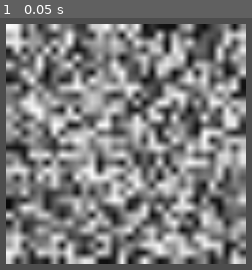
Above: before the commit, frame 1.
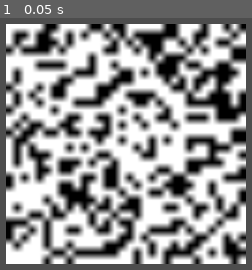
Above: after the commit, the same moment.

Repository: Tom3s/brick-breaker-reborn
Game: Godot game, scene res://test_files/generator_test.tscn
The game is run twice, just before and just after one commit, with the same random seed, the same clock (stepped at 60 frames per second) and the same inputs. The project has no main scene, so this scene is started directly.
Inputs:
- Up to frame 1 (0.05 s): no input

The runs differ from the first frame. In frame 1, 76% of the frame differs, in the area x 2-98%, y 2-98%.

Commit message:
Adde random number generator

Diff:
--- a/map_generator/MapGenerator.gd
+++ b/map_generator/MapGenerator.gd
@@ -2,11 +2,15 @@
 class_name MapGenerator
 
 var color_texture: PackedVector3Array
+var rng: RNG
 
 func _init() -> void:
 	# set the base level texture size
 	color_texture.resize(BreakableGrid.GRID_SIZE * BreakableGrid.GRID_SIZE)
 	LoggerMogyi.log(self, "Texture initialized with size: %d" % color_texture.size())
+
+	rng = RNG.new()
+	rng._seed = 9223372036854775807
 
 func set_color(x: int, y: int, new_color: Vector3) -> void:
 	if color_texture.size() == 0:
@@ -43,12 +47,17 @@
 
 func add_random_noise() -> void:
 	for i in color_texture.size():
-		color_texture[i] = Vector3(randf(), randf(), randf())
+		color_texture[i] = Vector3(rng.get_float(), rng.get_float(), rng.get_float())
 
 	LoggerMogyi.log(self, "Random noise added to instance %s" % self)
 
 func add_random_grayscale_noise() -> void:
 	for i in color_texture.size():
-		color_texture[i] = Vector3.ONE * randf()
+		color_texture[i] = Vector3.ONE * rng.get_float()
 
 	LoggerMogyi.log(self, "Random grayscale noise added to instance %s" % self)
+
+
+func treshold_grayscale(treshold: float) -> void:
+	for i in color_texture.size():
+		color_texture[i] = Vector3.ONE if color_texture[i].x >= treshold else Vector3.ZERO
--- /dev/null
+++ b/misc/RNG.gd
@@ -0,0 +1,14 @@
+extends Node
+class_name RNG
+
+var _seed: int = 0
+
+func get_float() -> float:
+	var result: float = float(_seed) / 9223372036854775807
+	result = (result + 1) / 2
+
+	_seed = (_seed * 6364136223846793005) + 1
+
+	print(result)
+
+	return result
--- a/test_files/generator_test.gd
+++ b/test_files/generator_test.gd
@@ -14,6 +14,8 @@
 
 	map_generator.add_random_grayscale_noise()
 
+	map_generator.treshold_grayscale(randf())
+
 	display_texture()
 
 func display_texture() -> void:
--- a/test_files/generator_test.tscn
+++ b/test_files/generator_test.tscn
@@ -1,15 +1,12 @@
-[gd_scene load_steps=3 format=3 uid="uid://b2nkjnmtpwap5"]
+[gd_scene load_steps=2 format=3 uid="uid://b2nkjnmtpwap5"]
 
 [ext_resource type="Script" uid="uid://uq2hhpnatmmp" path="res://test_files/generator_test.gd" id="1_wrxwj"]
-
-[sub_resource type="ImageTexture" id="ImageTexture_wrxwj"]
 
 [node name="Node2D" type="Node2D"]
 script = ExtResource("1_wrxwj")
 
 [node name="TestTexture" type="Sprite2D" parent="."]
 unique_name_in_owner = true
-texture = SubResource("ImageTexture_wrxwj")
 
 [node name="Camera2D" type="Camera2D" parent="."]
 zoom = Vector2(12, 12)
Not shown, added: misc/RNG.gd.uid
